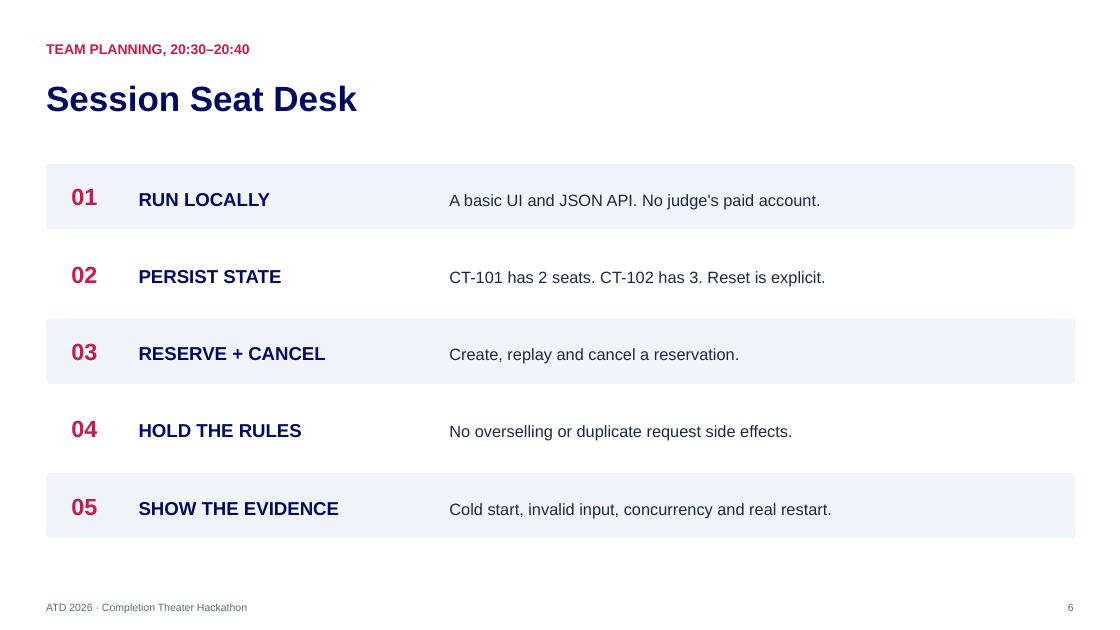
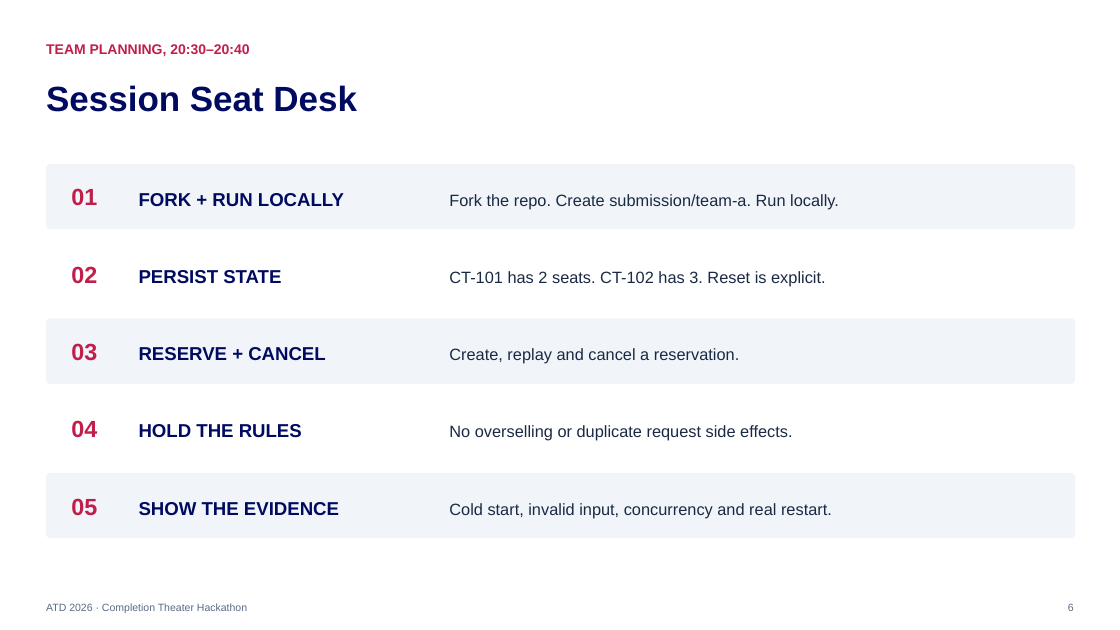
Before and after one commit to proffesor-for-testing/atd-2026-completion-theater-hackathon, a slide deck: slide 6 of materials/ATD-2026-Completion-Theater-Hackathon.pptx. Drawn at 1120x630 pixels with LibreOffice and Linux fonts; fonts in the diff are those of the drawing. Boxes give left, top, right and bottom in pixels: in the first picture for what was removed or moved away, otherwise in the second. Text is boxed around its words. In the diff, an @@ line names an element or a change of style, - is before the commit and + after.

Commit message:
Define frozen fork PR submissions and align judging materials

```diff
--- a/materials/ATD-2026-Completion-Theater-Hackathon.pptx
+++ b/materials/ATD-2026-Completion-Theater-Hackathon.pptx
@@ text at (139, 193, 344, 207): text changed @@
-RUN LOCALLY
+FORK + RUN LOCALLY
@@ text at (449, 194, 839, 209): text changed @@
-A basic UI and JSON API. No judge's paid account.
+Fork the repo. Create submission/team-a. Run locally.
```
Also in this commit, not shown: 3 other slides changed, 30 other files.
